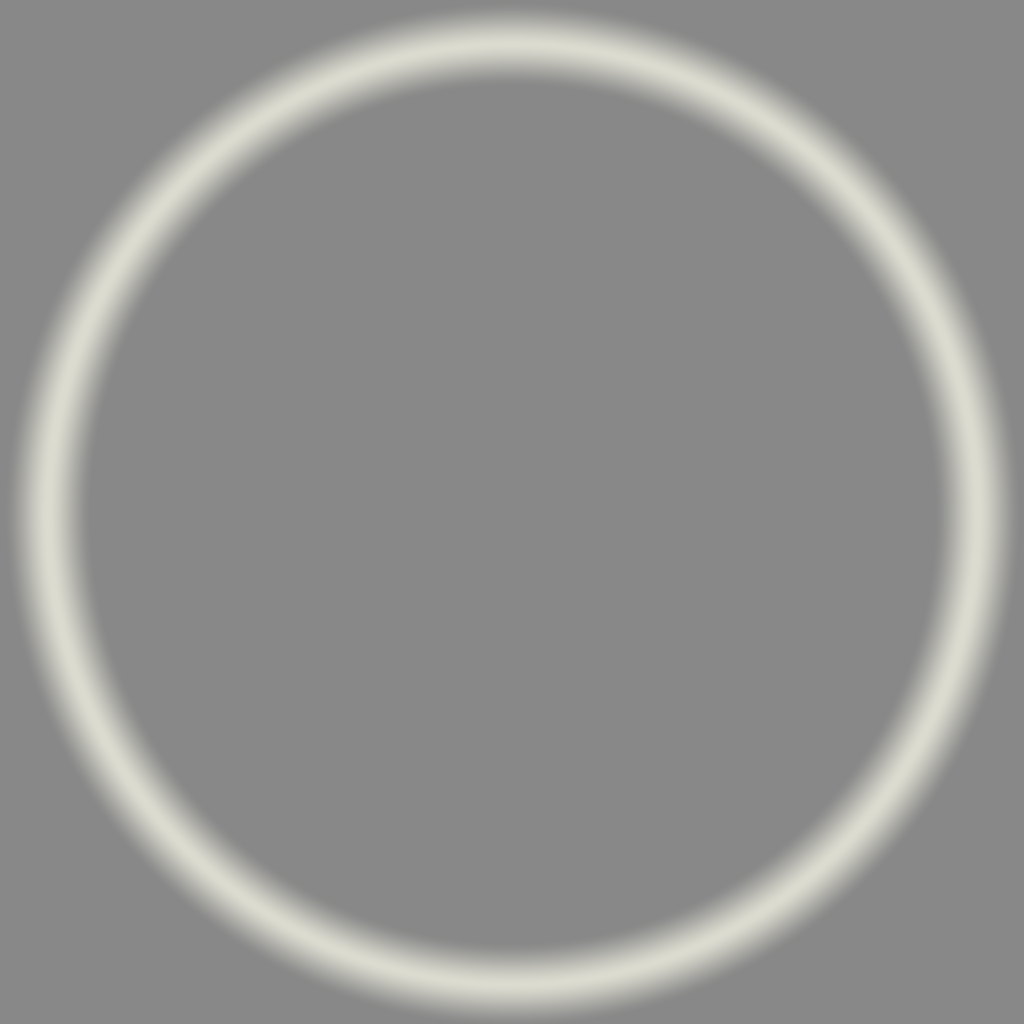
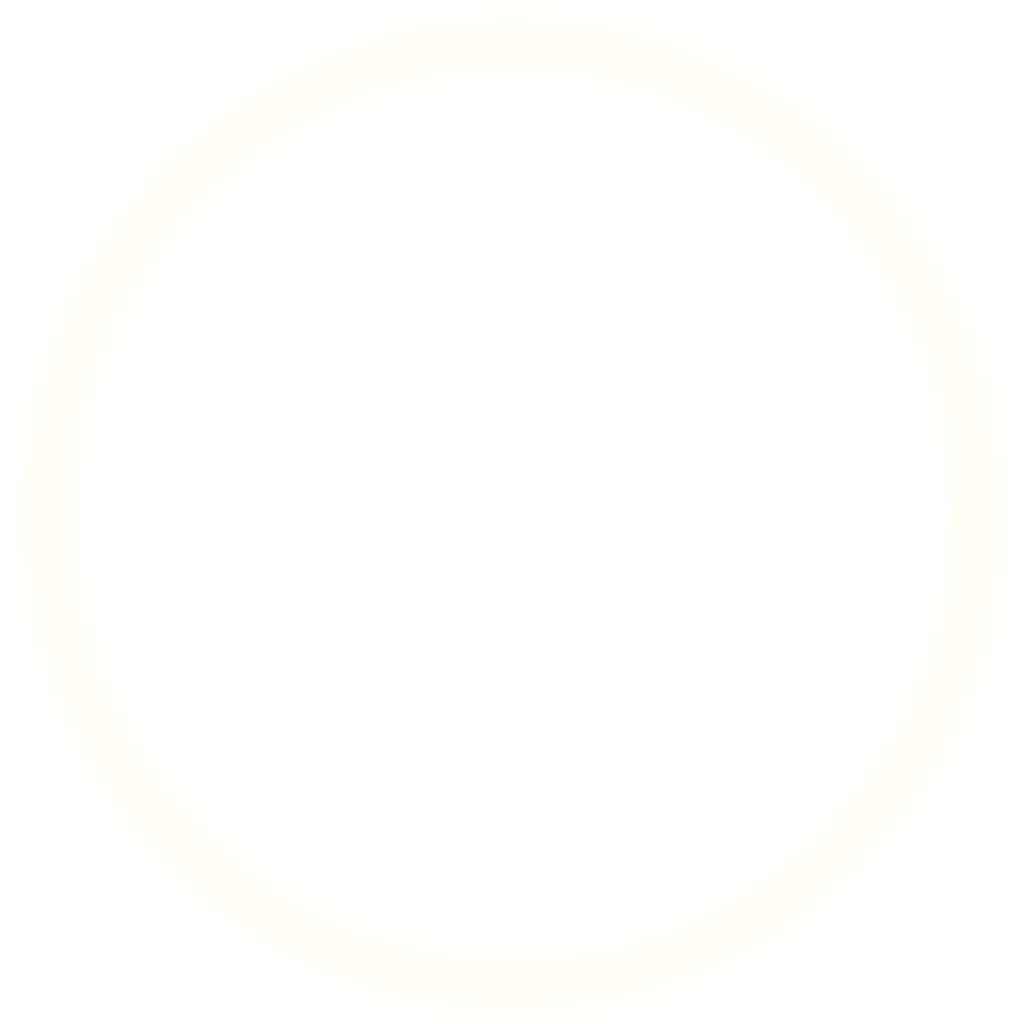
Before/after of a 1024x1024 layered artwork. What changed in the layer stack:
painted on "sound wave" over (0, 0, 1024, 1024)
